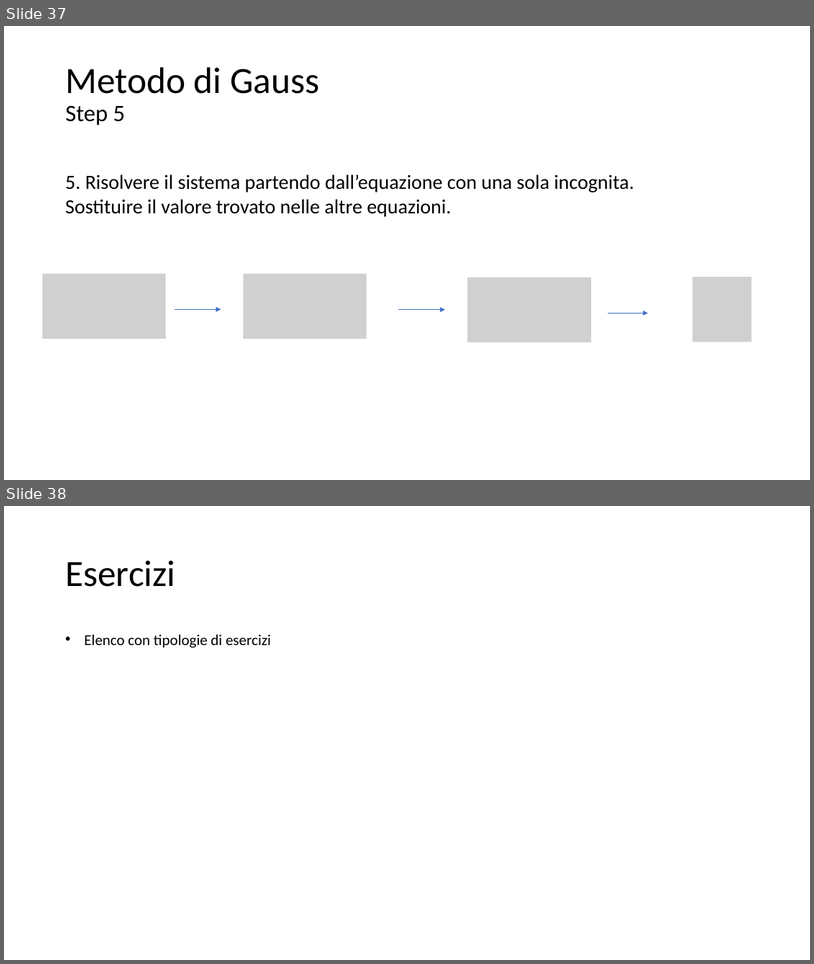
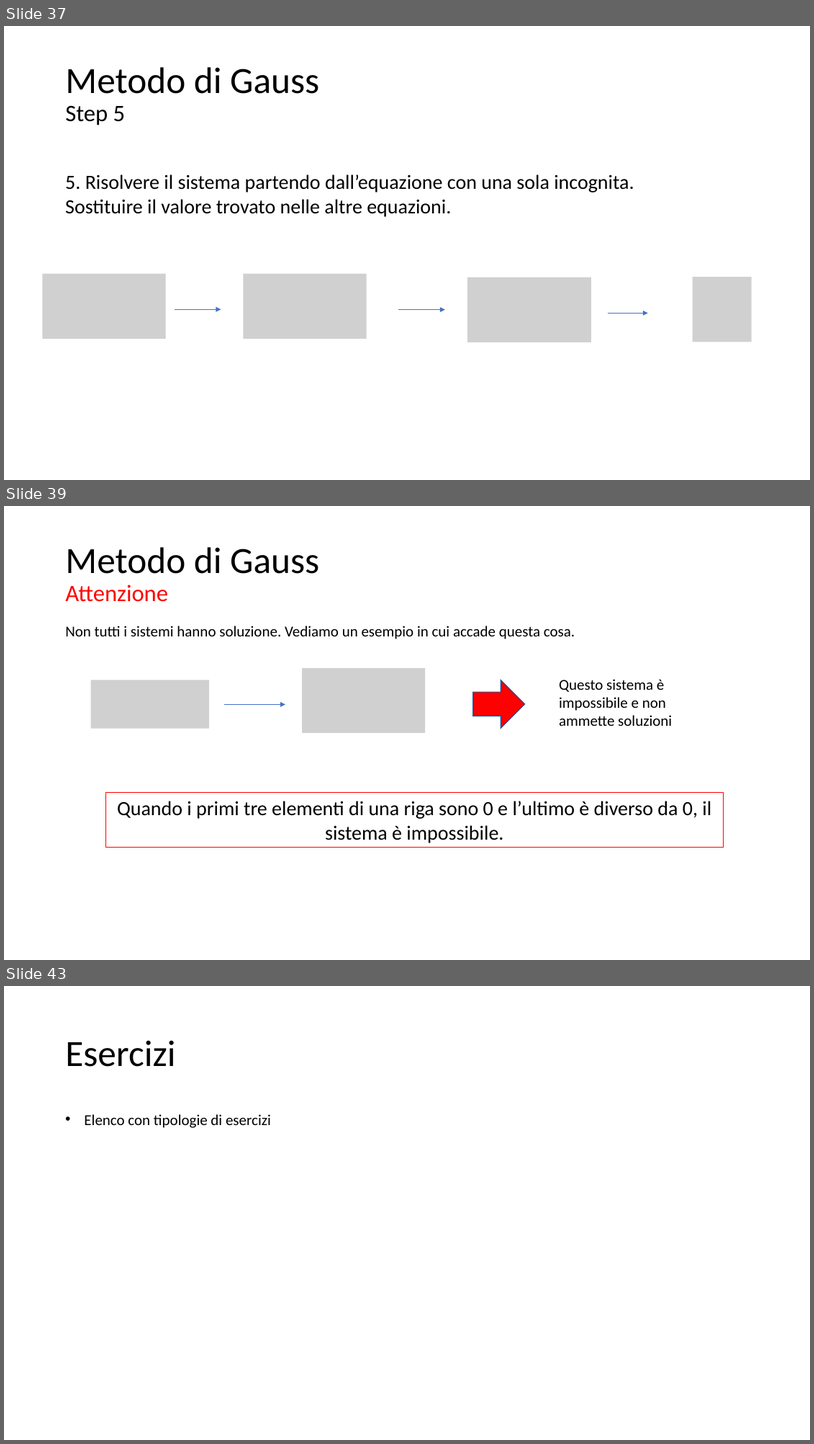
Before and after one commit to matteodelv/GaussLinearSystems, a slide deck: Presentazione.pptx. Shown one above the other, each under a label of ours: slides 37 and 38 before the commit, slides 37, 39 and 43 after it; the slides between them are not shown. The pictures are 814x964 and 814x1444 pixels, drawn with LibreOffice and Linux fonts; fonts in the diff are those of the drawing; grey boxes stand for pictures. Boxes give left, top, right and bottom in pixels: in the first picture for what was removed or moved away, otherwise in the second. Text is boxed around its words. In the diff, an @@ line names an element or a change of style, - is before the commit and + after.

```diff
--- a/Presentazione.pptx
+++ b/Presentazione.pptx
@@ slide 39 added at (4, 506, 810, 960), background #FFFFFF @@
@@ title added at (65, 547, 319, 602), 44 pt, text #000000 @@
+Metodo di Gauss
+Attenzione
@@ text added at (65, 626, 575, 639), 18 pt, text #000000 @@
+Non tutti i sistemi hanno soluzione. Vediamo un esempio in cui accade questa cosa.
@@ group added at (91, 668, 672, 733): 2 pictures, 1 arrow, 1 right arrow, 1 text @@
+Questo sistema è impossibile e non ammette soluzioni
@@ rectangle added at (95, 713, 201, 727), fill #FF0000 at 43% opacity @@
@@ rectangle added at (106, 792, 723, 847), outline #FF0000 0.75 pt, 24 pt, text #000000 @@
+Quando i primi tre elementi di una riga sono 0 e l’ultimo è diverso da 0, il sistema è impossibile.
@@ what was slide 38 is now slide 43 @@
```
Also in this commit, not shown: 4 other slides added.
